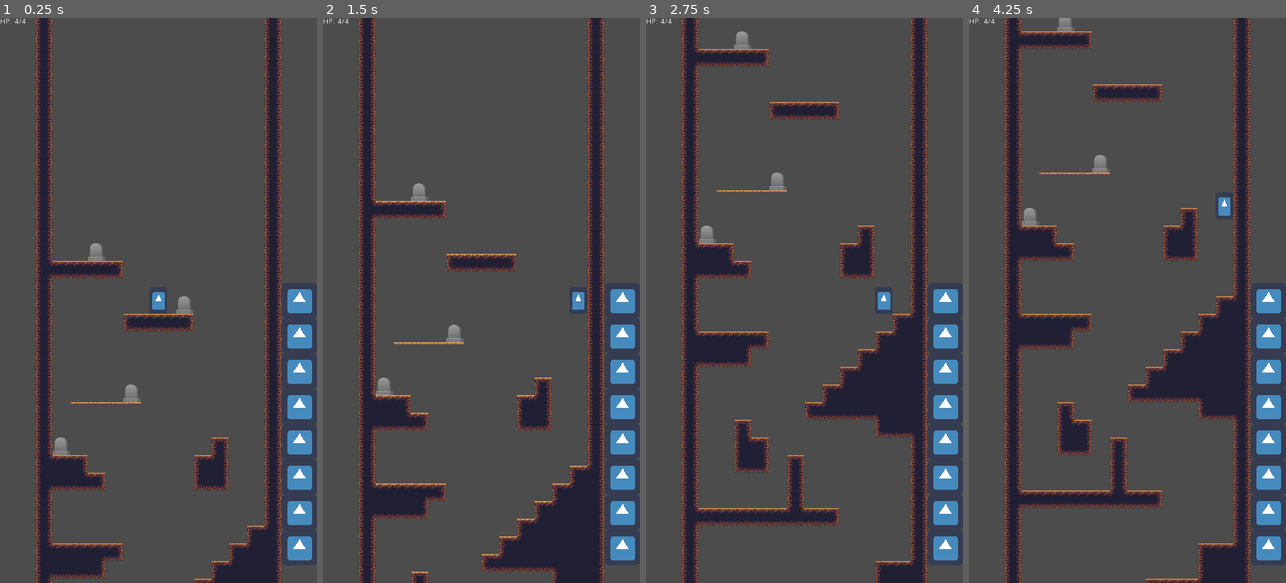
Above: before the commit, frames 1-4 (left to right).
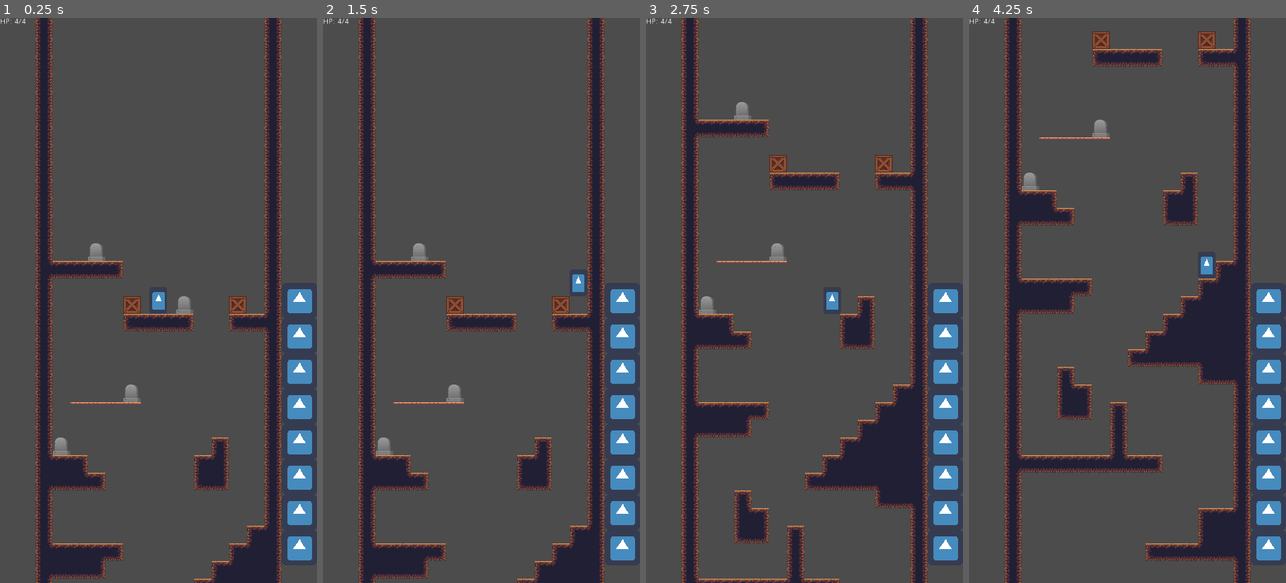
Above: after the commit, the same moments.

Repository: Jev-git/Godot-Downwell-Clone
Game: Godot game, scene res://Scenes/Well.tscn
Two runs of this game, one before a commit and one after it. Both use one fixed random seed, a clock stepped at 60 frames per second and the inputs below. The engine's default icon, where the game draws it, is replaced by a stand-in: a white triangle on a blue panel in a dark square.
Inputs:
- Up to frame 1 (0.25 s): no input
- Up to frame 2 (1.5 s): tap Enter (ui_accept) at 0.5, 0.77 s; hold Right (ui_right) from 0.53 s (still down); tap Space at 0.6, 1.35 s
- Up to frame 3 (2.75 s): tap Enter (ui_accept) at 1.52 s; release Right (ui_right) at 2.03 s; hold Left (ui_left) from 2.03 s (still down); tap Space at 2.1 s
- Up to frame 4 (4.25 s): release Left (ui_left) at 2.78 s; hold Right (ui_right) from 2.78 s (still down); tap Space at 2.85, 3.6 s; tap Enter (ui_accept) at 3.02, 3.77 s

The runs differ from the first frame. In frame 1, 0.7% of the frame differs, in the area x 38-86%, y 49-56%; in frame 2, 18%; in frame 3, 21%, in the area x 11-89%, y 0-100%; in frame 4, 21%.

Commit message:
* Bounce off prop not working if the player is not directly on top of the prop

Diff:
--- a/Assets/Tilesets/GroundTileset.tres
+++ b/Assets/Tilesets/GroundTileset.tres
@@ -1,7 +1,8 @@
-[gd_resource type="TileSet" load_steps=35 format=2]
+[gd_resource type="TileSet" load_steps=37 format=2]
 
 [ext_resource path="res://Assets/Tilesets/TombStone.png" type="Texture" id=1]
 [ext_resource path="res://Assets/Tilesets/GroundTileset.png" type="Texture" id=2]
+[ext_resource path="res://Assets/Tilesets/Crate.png" type="Texture" id=3]
 
 [sub_resource type="ConvexPolygonShape2D" id=1]
 points = PoolVector2Array( 0, 0, 64, 0, 64, 64, 0, 64 )
@@ -97,6 +98,9 @@
 points = PoolVector2Array( 0, 0, 64, 0, 64, 64, 0, 64 )
 
 [sub_resource type="ConvexPolygonShape2D" id=32]
+points = PoolVector2Array( 0, 0, 64, 0, 64, 64, 0, 64 )
+
+[sub_resource type="ConvexPolygonShape2D" id=33]
 points = PoolVector2Array( 0, 0, 64, 0, 64, 64, 0, 64 )
 
 [resource]
@@ -331,3 +335,24 @@
 "shape_transform": Transform2D( 1, 0, 0, 1, 0, 0 )
 } ]
 1/z_index = 0
+2/name = "Crate.png 2"
+2/texture = ExtResource( 3 )
+2/tex_offset = Vector2( 0, 0 )
+2/modulate = Color( 1, 1, 1, 1 )
+2/region = Rect2( 0, 0, 64, 64 )
+2/tile_mode = 0
+2/occluder_offset = Vector2( 0, 0 )
+2/navigation_offset = Vector2( 0, 0 )
+2/shape_offset = Vector2( 0, 0 )
+2/shape_transform = Transform2D( 1, 0, 0, 1, 0, 0 )
+2/shape = SubResource( 33 )
+2/shape_one_way = false
+2/shape_one_way_margin = 1.0
+2/shapes = [ {
+"autotile_coord": Vector2( 0, 0 ),
+"one_way": false,
+"one_way_margin": 1.0,
+"shape": SubResource( 33 ),
+"shape_transform": Transform2D( 1, 0, 0, 1, 0, 0 )
+} ]
+2/z_index = 0
--- a/Scenes/Well.tscn
+++ b/Scenes/Well.tscn
@@ -83,7 +83,7 @@
 collision_layer = 2
 collision_mask = 13
 format = 1
-tile_data = PoolIntArray( -1048574, 0, 5, -1048561, 0, 5, -9 …(680 unchanged characters)…  65551, 0, 65541, 131074, 0, 65541, 131082, 1, 0, 131087, 0, 65541, 196610, 0, 65541, 196615, 0, 196608, 196616, 0, 196609, 196617, 0, 196609, 196618, 0, 196610, 196623, 0, 65541, 262146, 0, 65541, 262159, 0, 65541, 32 …(4088 unchanged characters)…
+tile_data = PoolIntArray( -1048574, 0, 5, -1048561, 0, 5, -9 …(680 unchanged characters)…  65551, 0, 65541, 131074, 0, 65541, 131079, 2, 0, 131082, 1, 0, 131085, 2, 0, 131087, 0, 65541, 196610, 0, 65541, 196615, 0, 196608, 196616, 0, 196609, 196617, 0, 196609, 196618, 0, 196610, 196621, 0, 196608, 196622, 0, 196609, 196623, 0, 196612, 262146, 0, 65541, 262159, 0, 65541, 32 …(4088 unchanged characters)…
 script = ExtResource( 9 )
 
 [node name="OneWayPlatformTileMap" type="TileMap" parent="."]
--- a/Scripts/Player.gd
+++ b/Scripts/Player.gd
@@ -59,11 +59,16 @@
 	for iCollision in get_slide_count():
 		var oCollider: Object = get_slide_collision(iCollision).collider
 		if oCollider is TileMap:
-			var vTilePos: Vector2 = oCollider.world_to_map(m_nGunBootPos.global_position * 2)
-			var iTileId: int = oCollider.get_cellv(vTilePos)
-			if iTileId == 1:
+			var vTilePos: Vector2 = oCollider.world_to_map(global_position * 2)
+			if oCollider.get_cellv(vTilePos + Vector2(0, 1)) == 1:
 				bounce()
-				oCollider.set_cellv(vTilePos, -1)
+				oCollider.set_cellv(vTilePos + Vector2(0, 1), -1)
+			elif oCollider.get_cellv(vTilePos + Vector2(-1, 1)) == 1:
+				bounce()
+				oCollider.set_cellv(vTilePos + Vector2(-1, 1), -1)
+			elif oCollider.get_cellv(vTilePos + Vector2(1, 1)) == 1:
+				bounce()
+				oCollider.set_cellv(vTilePos + Vector2(1, 1), -1)
 
 	m_fMovement.y += m_fGravity
 
--- a/Test.tscn
+++ /dev/null
@@ -1,15 +0,0 @@
-[gd_scene load_steps=3 format=2]
-
-[ext_resource path="res://Assets/Tilesets/GroundTileset.tres" type="TileSet" id=1]
-[ext_resource path="res://Scripts/BackgroundTileMap.gd" type="Script" id=2]
-
-[node name="Node2D" type="Node2D"]
-
-[node name="BackgroundTileMap" type="TileMap" parent="."]
-scale = Vector2( 0.5, 0.5 )
-tile_set = ExtResource( 1 )
-collision_layer = 2
-collision_mask = 13
-format = 1
-tile_data = PoolIntArray( 0, 0, 196613, 2, 0, 196613, 65537, 1, 0, 65539, 1, 0, 131078, 0, 196613, 196615, 0, 196613, 262152, 0, 196608, 262153, 0, 196610, 327690, 0, 5, 327696, 0, 6, 327697, 0, 196610, 393226, 0, 131077, 393230, 0, 196608, 393231, 0, 131076, 393232, 0, 65543, 458763, 0, 5, 458765, 0, 196613, 458767, 0, 131077, 524299, 0, 65542, 524300, 0, 7, 524302, 0, 196613, 589833, 0, 196608, 589834, 0, 196610, 589836, 0, 131075, 589837, 0, 196610, 655368, 0, 196613, 655372, 0, 65541, 720903, 0, 196613, 720907, 0, 196608, 720908, 0, 65543, 786437, 0, 196608, 786438, 0, 7, 786441, 0, 6, 786442, 0, 196610, 851974, 0, 65542, 851975, 0, 131076, 851976, 0, 196609, 851977, 0, 65543, 917511, 0, 131077 )
-script = ExtResource( 2 )
Binary file changed: Assets/Tilesets/Crate.png
